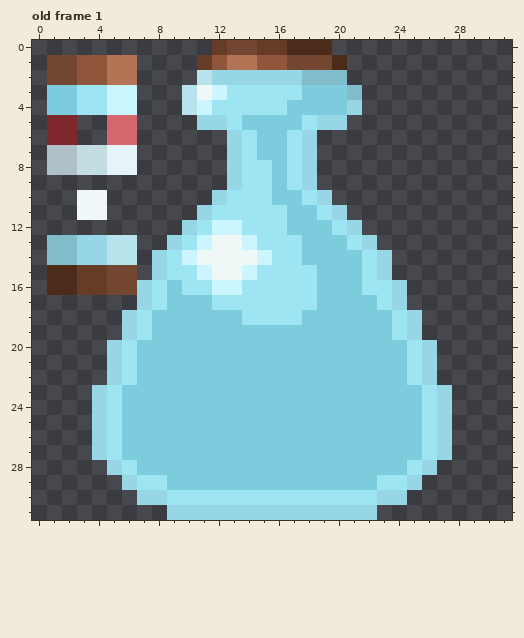
One commit to this pixel-art file: Assets/TCCHD2D/Art/Sprites/Objs/spr_iten_potion.aseprite. That is the earlier state.
32x32 pixels, 1 frame. Colours within 5 levels of each other are drawn and written as one. Shown: old frame 1. The commit also changed other frames, which this record leaves out.
New version:
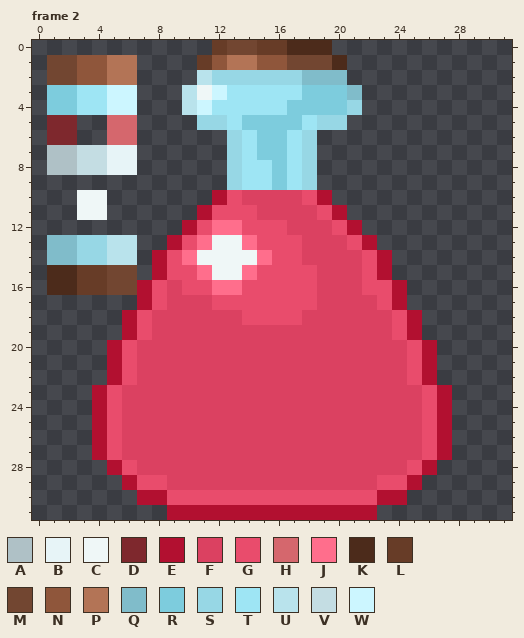
Palette (. is transparent): A #afc1c6  B #e7f4f7  C #eff7f7  D #7e282d  E #b21030  F #db4161  G #e94c6c  H #d5676d  J #ff6e8c  K #4c2b1b  L #673c27  M #724631  N #8f563b  P #b37456  Q #80bcca  R #7dccdd  S #97d7e5  T #9ee5f4  U #b9e3ec  V #c4dde3  W #ccf6ff
A new or re-ordered frame is compared with the old frame closest to it.
Changes in this commit:
frames 1 -> 3
Changed rows in their new state; - is an unchanged pixel.
Frame 2 is new; against old frame 1, layer "Layer 4":
first column x 4:
10 --------EGFFFFGE--------
11 -------EGGGFFFFGE-------
12 ------EGJJGGGFFFGE------
13 -----EGJ--JGGGFFFGE-----
14 ----EGJ----JGGFFFFGE----
15 ----EGGJ--JGGGGFFFGE----
16 ---EGFGGJJGGGGGFFFGGE---
17 ---EGFFFGGGGGGGFFFFGE---
18 --EGFFFFFFGGGGFFFFFFGE--
19 --EGFFFFFFFFFFFFFFFFGE--
20 -EGFFFFFFFFFFFFFFFFFFGE-
21 -EGFFFFFFFFFFFFFFFFFFGE-
22 -EGFFFFFFFFFFFFFFFFFFGE-
23 EGFFFFFFFFFFFFFFFFFFFFGE
24 EGFFFFFFFFFFFFFFFFFFFFGE
25 EGFFFFFFFFFFFFFFFFFFFFGE
26 EGFFFFFFFFFFFFFFFFFFFFGE
27 EGFFFFFFFFFFFFFFFFFFFFGE
28 -EGFFFFFFFFFFFFFFFFFFGE-
29 --EGGFFFFFFFFFFFFFFGGE--
30 ---EEGGGGGGGGGGGGGGEE---
31 -----EEEEEEEEEEEEEE-----
Where, in picture pixels (left, top, right, bottom), the same in both pictures:
changed: (92, 190, 452, 520)
